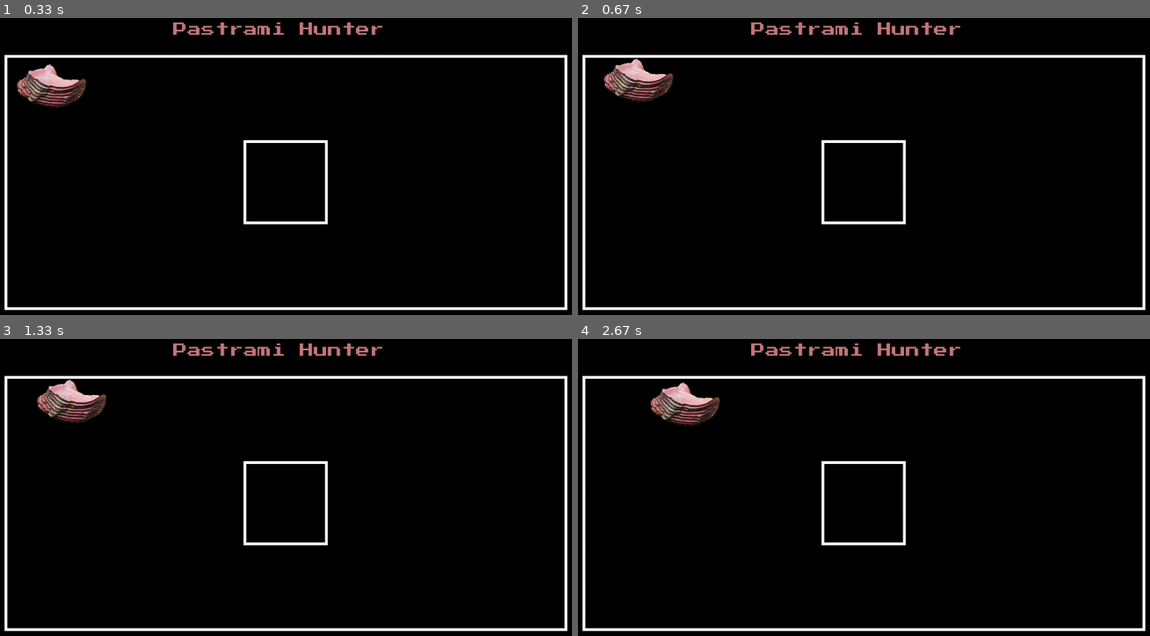
Above: before the commit, frames 1-4 (two rows, left to right).
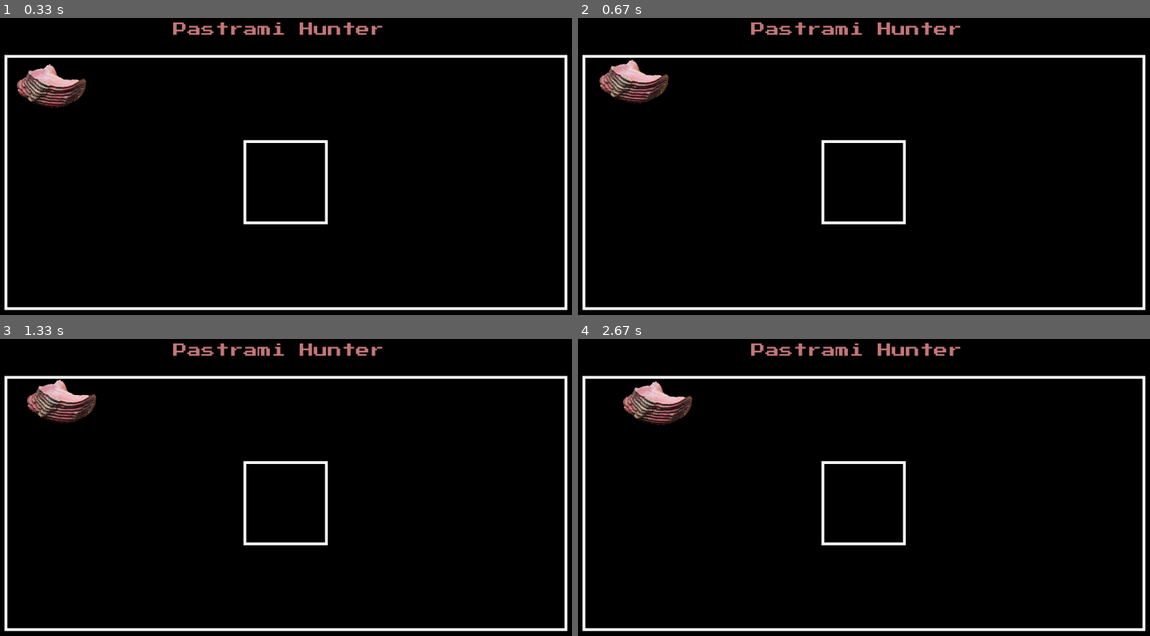
Above: after the commit, the same moments.

Repository: ajknh/PastramiHunter
Game: pygame game, started from main.py
The game is run twice, just before and just after one commit, with the same random seed, the same clock (stepped at 60 frames per second) and the same inputs.
Inputs:
- Up to frame 1 (0.33 s): no input
- Up to frame 2 (0.67 s): hold W from 0.33 s (still down); hold Right from 0.33 s (still down)
- Up to frame 3 (1.33 s): release W at 0.8 s; release Right at 0.8 s; tap A at 0.83 s; hold Right from 1.17 s (still down)
- Up to frame 4 (2.67 s): release Right at 1.63 s; tap S at 2 s; hold Right from 2.33 s (still down)

Frame 1 is identical in both runs. In frame 2, 0.9% of the frame differs, in the area x 3-17%, y 13-29%; in frame 3, 1.1%; in frame 4, 1.7%, in the area x 7-25%, y 14-30%.

Commit message:
Update main.py

Diff:
--- a/main.py
+++ b/main.py
@@ -68,25 +68,25 @@
         if touching_wall():
             playerX = 100
         screen.blit(playerImg, (playerX, playerY))
-        time.sleep(0.01)
+        time.sleep(0.02)
     if pkeys[pygame.K_UP] or pkeys[pygame.K_w]:
         playerY -= 1
         if touching_wall():
             playerY = 100
         screen.blit(playerImg, (playerX, playerY))
-        time.sleep(0.01)
+        time.sleep(0.02)
     if pkeys[pygame.K_DOWN] or pkeys[pygame.K_s]:
         playerY += 1
         if touching_wall():
             playerY = 550 - playerImgY
         screen.blit(playerImg, (playerX, playerY))
-        time.sleep(0.01)
+        time.sleep(0.02)
     if pkeys[pygame.K_RIGHT] or pkeys[pygame.K_d]:
         playerX += 1
         if touching_wall():
             playerX = 1100 - playerImgX
         screen.blit(playerImg, (playerX, playerY))
-        time.sleep(0.01)
+        time.sleep(0.02)
 
     # --- Game logic should go here
     def touching_wall():
